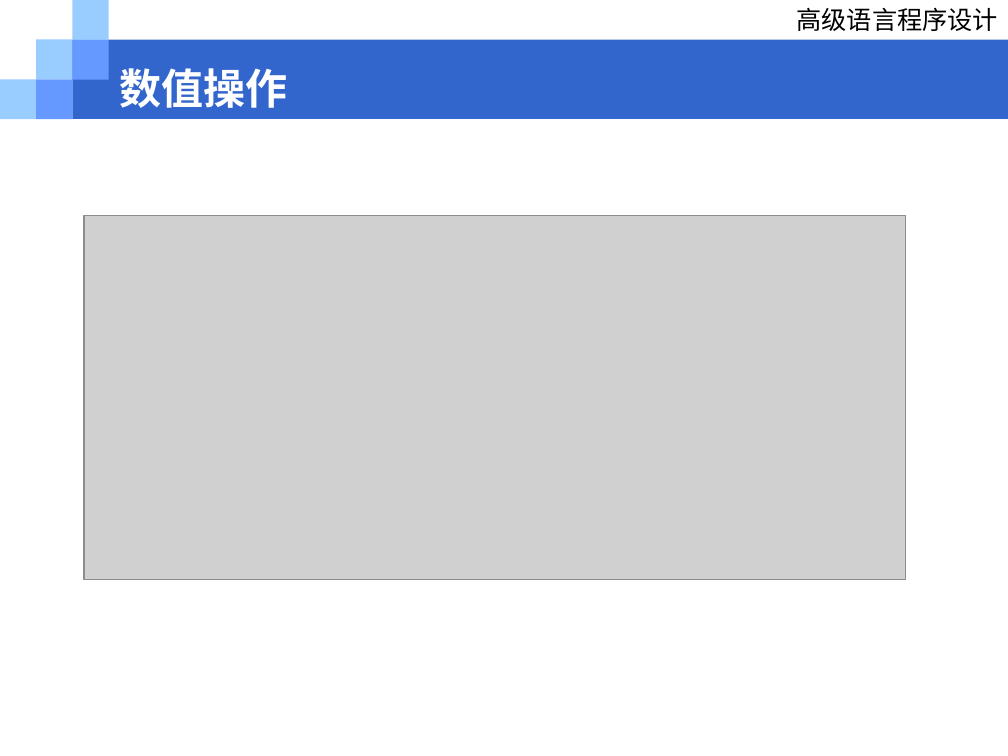
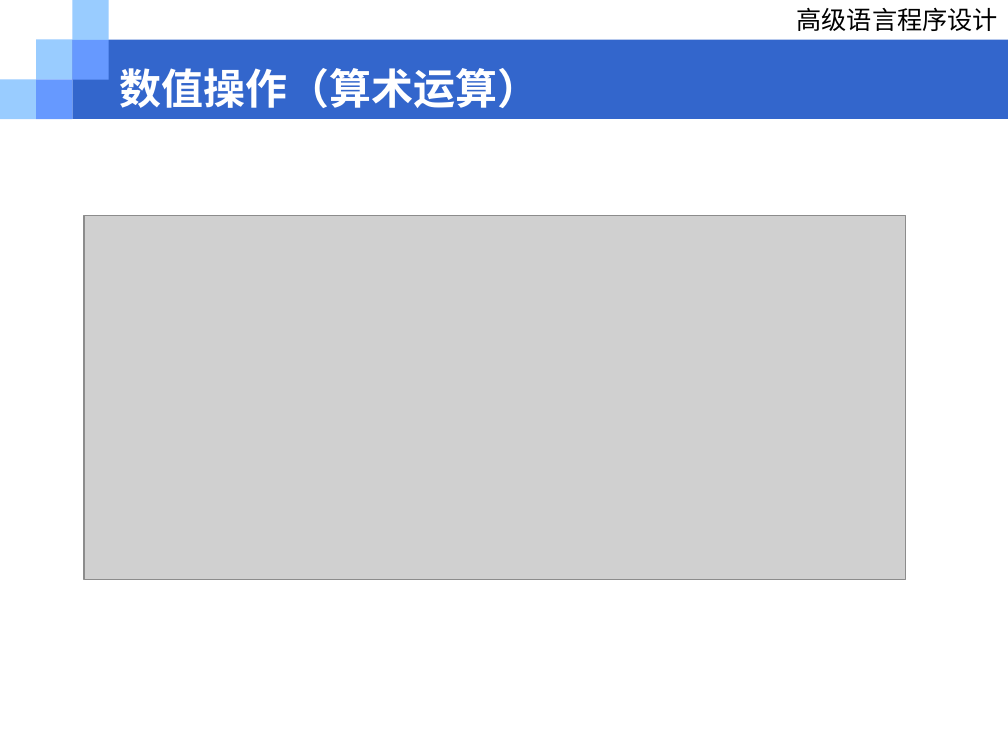
Before and after one commit to Love-Archetto/Tju-WA-Resources, a slide deck: slide 14 of 学术相关/程序设计/02_基础知识_发布版.ppt. Drawn at 1008x756 pixels with LibreOffice and Linux fonts; fonts in the diff are those of the drawing; grey boxes stand for pictures; background and template pictures are left out. Boxes give left, top, right and bottom in pixels: in the first picture for what was removed or moved away, otherwise in the second. Text is boxed around its words. In the diff, an @@ line names an element or a change of style, - is before the commit and + after.

```diff
--- a/学术相关/程序设计/02_基础知识_发布版.ppt
+++ b/学术相关/程序设计/02_基础知识_发布版.ppt
@@ text at bbox=[119, 68, 539, 108]: text changed @@
-数值操作
+数值操作（算术运算）
```
Also in this commit, not shown: 10 other slides changed, 7 slides added, 1 other file.
